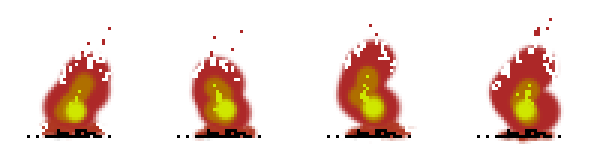
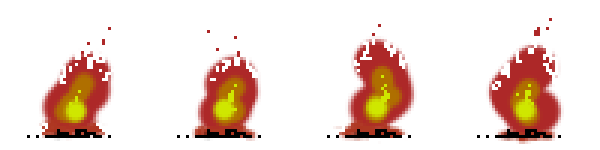
The second 600 × 150 image is a revision of the first. Changes to its layers:
painted on "Layer 1" over [189, 24, 417, 144]
